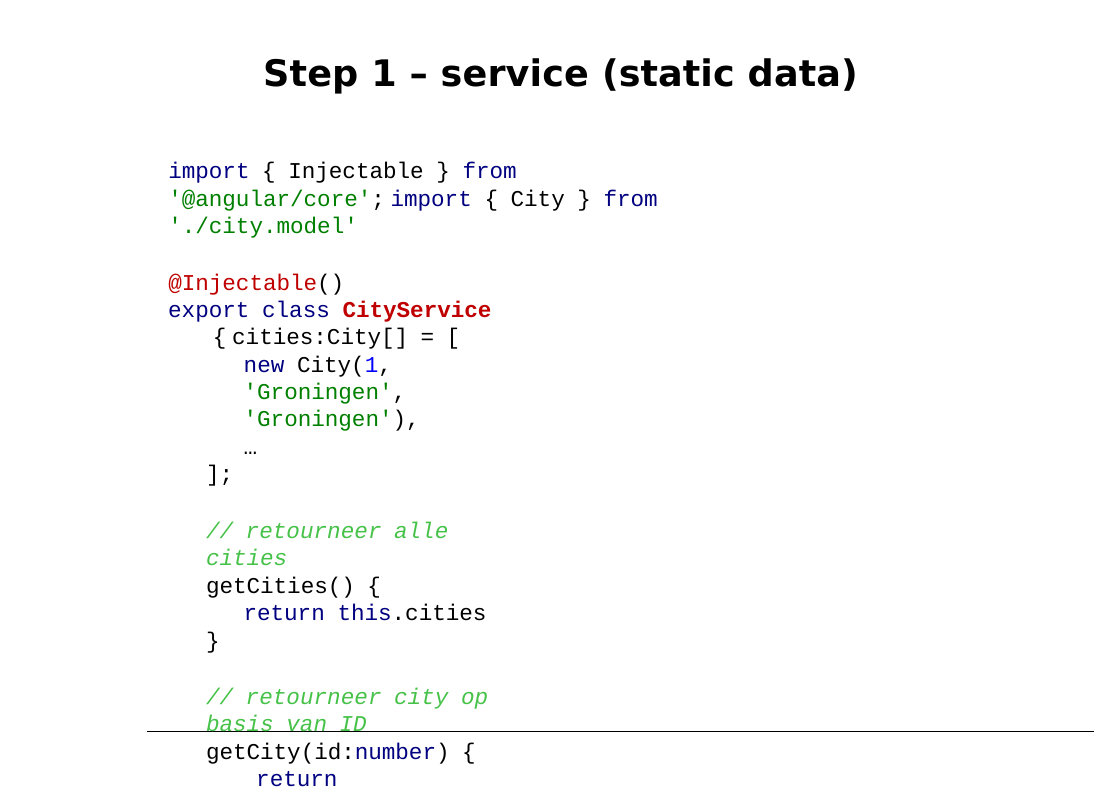
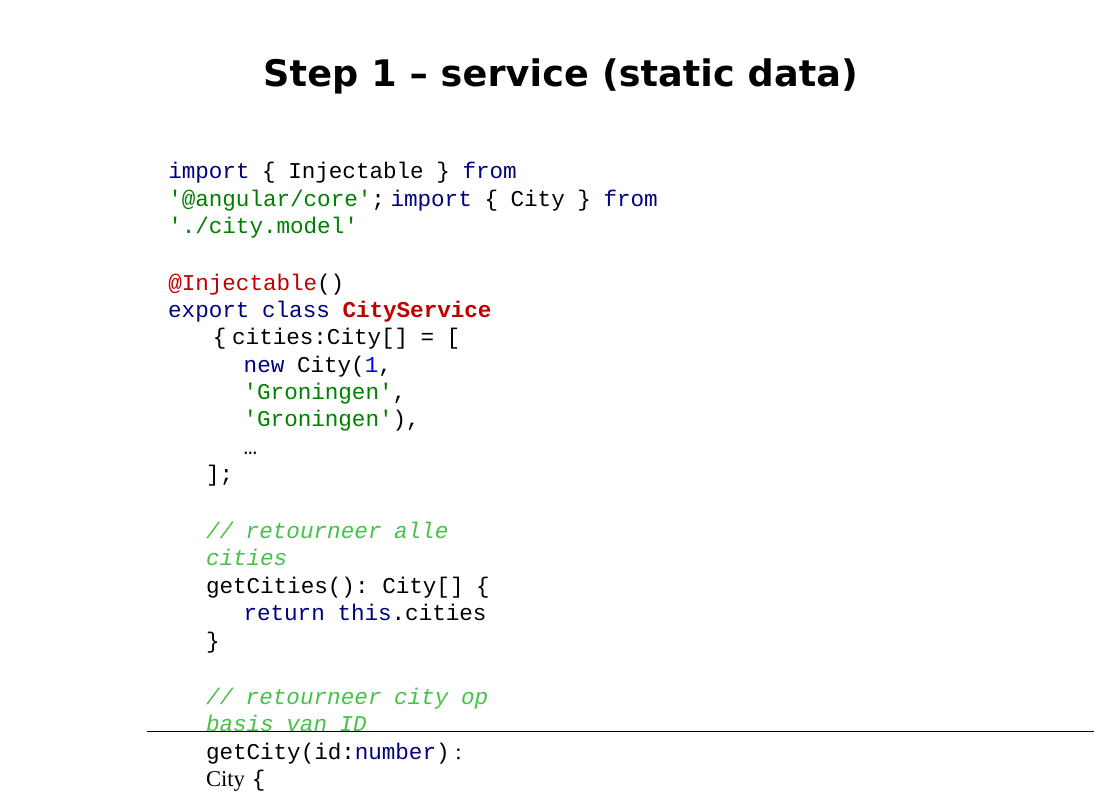
Before and after one commit to petereijgermans11/workshop-angular10, a slide deck: slide 10 of PPT/03- Angular Service.pptx. Drawn at 1120x792 pixels with LibreOffice and Linux fonts; fonts in the diff are those of the drawing. Boxes give left, top, right and bottom in pixels: in the first picture for what was removed or moved away, otherwise in the second. Text is boxed around its words. In the diff, an @@ line names an element or a change of style, - is before the commit and + after.

```diff
--- a/PPT/03- Angular Service.pptx
+++ b/PPT/03- Angular Service.pptx
@@ text "import { Injectable } from ..." at (x1=168, y1=162, x2=658, y2=791): letter spacing 0 to 0.8 pt in "c.id ===" @@
@@ text at (x1=206, y1=576, x2=463, y2=598): text changed @@
-getCities() {
+getCities(): City[] {
@@ text at (x1=206, y1=742, x2=450, y2=791): text changed @@
-getCity(id:number) {
+getCity(id:number) : City {
```
Also in this commit, not shown: 1 other slide changed, 18 other files.
